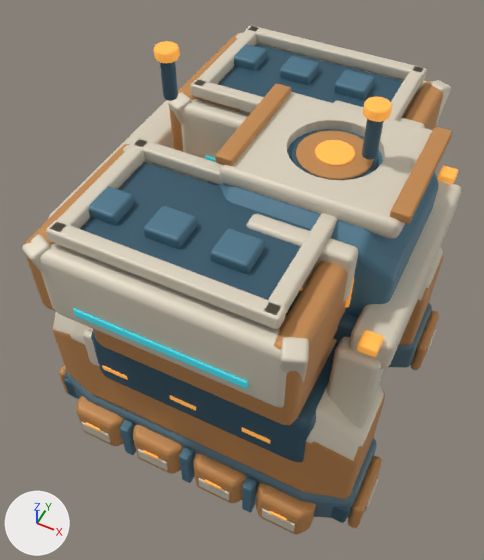
One commit to the glTF model space-battleship/assets/planets/facilities_v5/refinery.glb: the scene before it, then after it.
Rendered twice from a camera (50 mm lens) standing at (1.39, -3.03, 4.28) and looking at (-0.03, -0.19, 0.73). The lights are fixed; the arrows at lower left show +X, +Y and +Z. The older version comes first. Where no turn or scale is listed for an object, it has been applied to the vertices.

Script lines for the objects in view, before the commit:
```python
ob_dark_open_hopper_throat = bpy.data.objects.new('Dark open hopper throat', me_cube_080)
ob_dark_open_hopper_throat.location = (0.02, -0.77, 1.74)
ob_dark_open_hopper_throat_001 = bpy.data.objects.new('Dark open hopper throat.001', me_cube_100)
ob_dark_open_hopper_throat_001.location = (0.02, 0.77, 1.74)
ob_hopper_beveled_end_003 = bpy.data.objects.new('Hopper beveled end.003', me_cube_099)
ob_hopper_beveled_end_003.location = (0.74, 0.77, 1.45)
ob_ore_chunk_in_receiving_bin = bpy.data.objects.new('Ore chunk in receiving bin', me_cube_085)
ob_ore_chunk_in_receiving_bin.location = (-0.52, -0.87, 1.78)
ob_ore_chunk_in_receiving_bin_001 = bpy.data.objects.new('Ore chunk in receiving bin.001', me_cube_086)
ob_ore_chunk_in_receiving_bin_001.location = (-0.12, -0.87, 1.78)
ob_ore_chunk_in_receiving_bin_002 = bpy.data.objects.new('Ore chunk in receiving bin.002', me_cube_087)
ob_ore_chunk_in_receiving_bin_002.location = (0.28, -0.87, 1.78)
ob_ore_chunk_in_receiving_bin_003 = bpy.data.objects.new('Ore chunk in receiving bin.003', me_cube_105)
ob_ore_chunk_in_receiving_bin_003.location = (-0.52, 0.87, 1.78)
ob_ore_chunk_in_receiving_bin_004 = bpy.data.objects.new('Ore chunk in receiving bin.004', me_cube_106)
ob_ore_chunk_in_receiving_bin_004.location = (-0.12, 0.87, 1.78)
ob_ore_chunk_in_receiving_bin_005 = bpy.data.objects.new('Ore chunk in receiving bin.005', me_cube_107)
ob_ore_chunk_in_receiving_bin_005.location = (0.28, 0.87, 1.78)
# also in view: 'Hopper service line' at (0.02, -1.32, 1.34); 'Hopper ochre lower shell' at (0.08, -0.77, 0.97); 'Hopper ivory mouth lip.006' at (0.0, 0.36, 1.79); 'Top heat well ember core' at (0.47, 0.0, 1.89); 'Hopper navy pressure cradle' at (0.08, -0.77, 0.55)
```
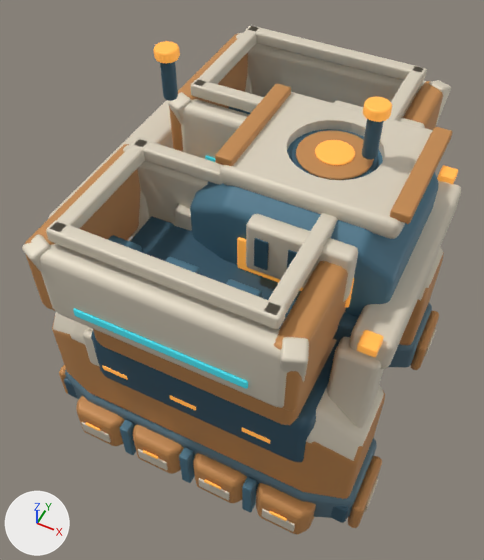
Commit message: Recess refinery hopper floors inside open bins

Where the change shows, as pixel boxes (x1, y1, x2, y2) in the pictures (484 x 560 px):
'Dark open hopper throat', moved: before (81, 162, 312, 300); after (130, 216, 301, 329)
'Dark open hopper throat.001', moved (not visible afterwards): before (218, 44, 403, 107)
'Ore chunk in receiving bin.002', moved (mostly hidden afterwards): before (210, 229, 264, 274); after (226, 279, 262, 298)
'Ore chunk in receiving bin.001', moved (mostly hidden afterwards): before (144, 206, 197, 248); after (165, 257, 200, 274)
'Ore chunk in receiving bin', moved (mostly hidden afterwards): before (89, 186, 134, 225); after (108, 235, 142, 252)
'Ore chunk in receiving bin.005', moved (not visible afterwards): before (334, 70, 374, 100)
'Ore chunk in receiving bin.004', moved (not visible afterwards): before (280, 56, 319, 85)
'Ore chunk in receiving bin.003', moved (mostly hidden afterwards): before (233, 44, 267, 71); after (229, 107, 250, 114)
'Hopper raised side plate.003', unchanged, uncovered by the edit: before (254, 43, 426, 118); after (248, 43, 426, 118)
'Hopper beveled end', unchanged, uncovered by the edit: before (25, 144, 137, 311); after (25, 144, 141, 311)
'Hopper raised side plate.001', unchanged, uncovered by the edit: before (137, 161, 208, 183); after (137, 161, 208, 224)

Patch to the scene script:
```diff
--- a/space-battleship/assets/planets/facilities_v5/refinery.glb.py
+++ b/space-battleship/assets/planets/facilities_v5/refinery.glb.py
@@ ob_dark_open_hopper_throat @@
 ob_dark_open_hopper_throat = bpy.data.objects.new('Dark open hopper throat', me_cube_080)
-ob_dark_open_hopper_throat.location = (0.02, -0.77, 1.74)
+ob_dark_open_hopper_throat.location = (0.02, -0.77, 1.3)
@@ ob_ore_chunk_in_receiving_bin @@
 ob_ore_chunk_in_receiving_bin = bpy.data.objects.new('Ore chunk in receiving bin', me_cube_085)
-ob_ore_chunk_in_receiving_bin.location = (-0.52, -0.87, 1.78)
+ob_ore_chunk_in_receiving_bin.location = (-0.52, -0.87, 1.38)
@@ ob_ore_chunk_in_receiving_bin_001 @@
 ob_ore_chunk_in_receiving_bin_001 = bpy.data.objects.new('Ore chunk in receiving bin.001', me_cube_086)
-ob_ore_chunk_in_receiving_bin_001.location = (-0.12, -0.87, 1.78)
+ob_ore_chunk_in_receiving_bin_001.location = (-0.12, -0.87, 1.38)
@@ ob_ore_chunk_in_receiving_bin_002 @@
 ob_ore_chunk_in_receiving_bin_002 = bpy.data.objects.new('Ore chunk in receiving bin.002', me_cube_087)
-ob_ore_chunk_in_receiving_bin_002.location = (0.28, -0.87, 1.78)
+ob_ore_chunk_in_receiving_bin_002.location = (0.28, -0.87, 1.38)
@@ ob_dark_open_hopper_throat_001 @@
 ob_dark_open_hopper_throat_001 = bpy.data.objects.new('Dark open hopper throat.001', me_cube_100)
-ob_dark_open_hopper_throat_001.location = (0.02, 0.77, 1.74)
+ob_dark_open_hopper_throat_001.location = (0.02, 0.77, 1.3)
@@ ob_ore_chunk_in_receiving_bin_003 @@
 ob_ore_chunk_in_receiving_bin_003 = bpy.data.objects.new('Ore chunk in receiving bin.003', me_cube_105)
-ob_ore_chunk_in_receiving_bin_003.location = (-0.52, 0.87, 1.78)
+ob_ore_chunk_in_receiving_bin_003.location = (-0.52, 0.87, 1.38)
@@ ob_ore_chunk_in_receiving_bin_004 @@
 ob_ore_chunk_in_receiving_bin_004 = bpy.data.objects.new('Ore chunk in receiving bin.004', me_cube_106)
-ob_ore_chunk_in_receiving_bin_004.location = (-0.12, 0.87, 1.78)
+ob_ore_chunk_in_receiving_bin_004.location = (-0.12, 0.87, 1.38)
@@ ob_ore_chunk_in_receiving_bin_005 @@
 ob_ore_chunk_in_receiving_bin_005 = bpy.data.objects.new('Ore chunk in receiving bin.005', me_cube_107)
-ob_ore_chunk_in_receiving_bin_005.location = (0.28, 0.87, 1.78)
+ob_ore_chunk_in_receiving_bin_005.location = (0.28, 0.87, 1.38)
```
